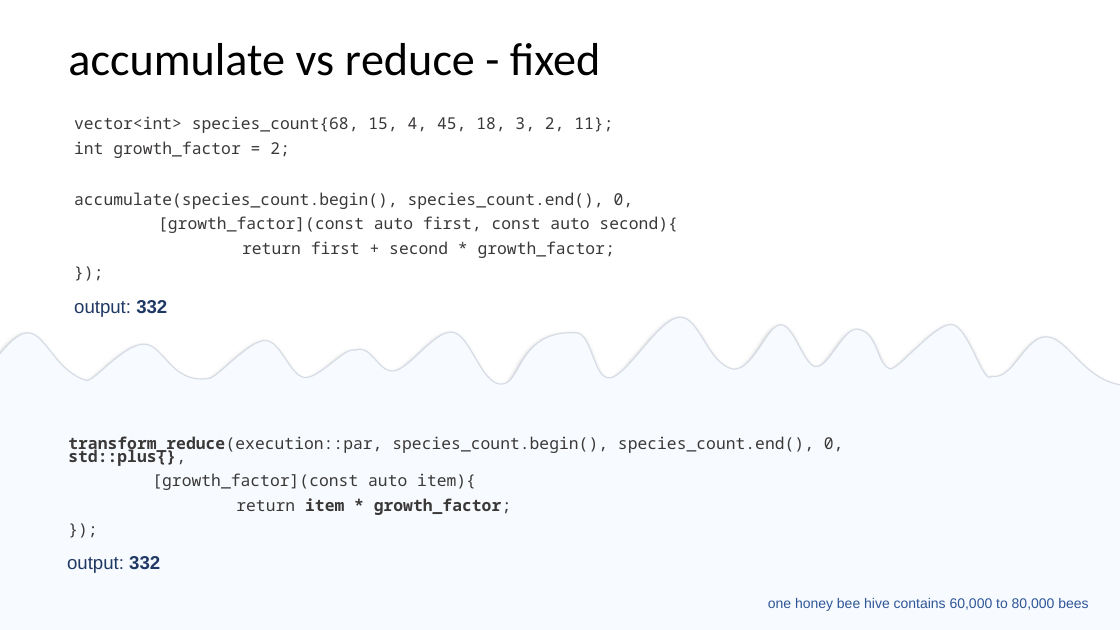
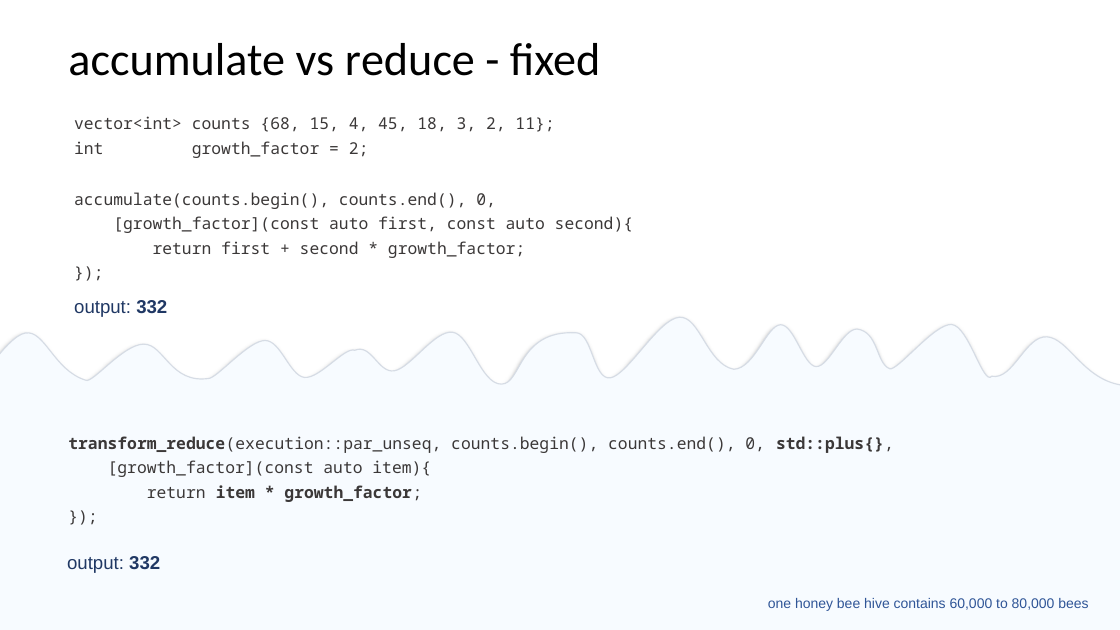
Before and after one commit to EmptySquareBubble/StoriesFromAParallelUniverse-, a slide deck: slide 13 of stories_from_a_paralel_universe.pptx. Drawn at 1120x630 pixels with LibreOffice and Linux fonts; fonts in the diff are those of the drawing. Boxes give left, top, right and bottom in pixels: in the first picture for what was removed or moved away, otherwise in the second. Text is boxed around its words. In the diff, an @@ line names an element or a change of style, - is before the commit and + after.

```diff
--- a/stories_from_a_paralel_universe.pptx
+++ b/stories_from_a_paralel_universe.pptx
@@ text at box(74, 116, 554, 132): text changed @@
-vector<int> species_count{68, 15, 4, 45, 18, 3, 2, 11};
+vector<int> counts {68, 15, 4, 45, 18, 3, 2, 11};
@@ text at box(74, 192, 496, 209): text changed @@
-accumulate(species_count.begin(), species_count.end(), 0,
+accumulate(counts.begin(), counts.end(), 0,
@@ text at box(68, 436, 894, 453): text changed @@
-transform_reduce(execution::par, species_count.begin(), species_count.end(), 0, std::plus{},
+transform_reduce(execution::par_unseq, counts.begin(), counts.end(), 0, std::plus{},
```
Also in this commit, not shown: 13 other slides changed, 4 slides added, 1 slide removed, 2 other files.
